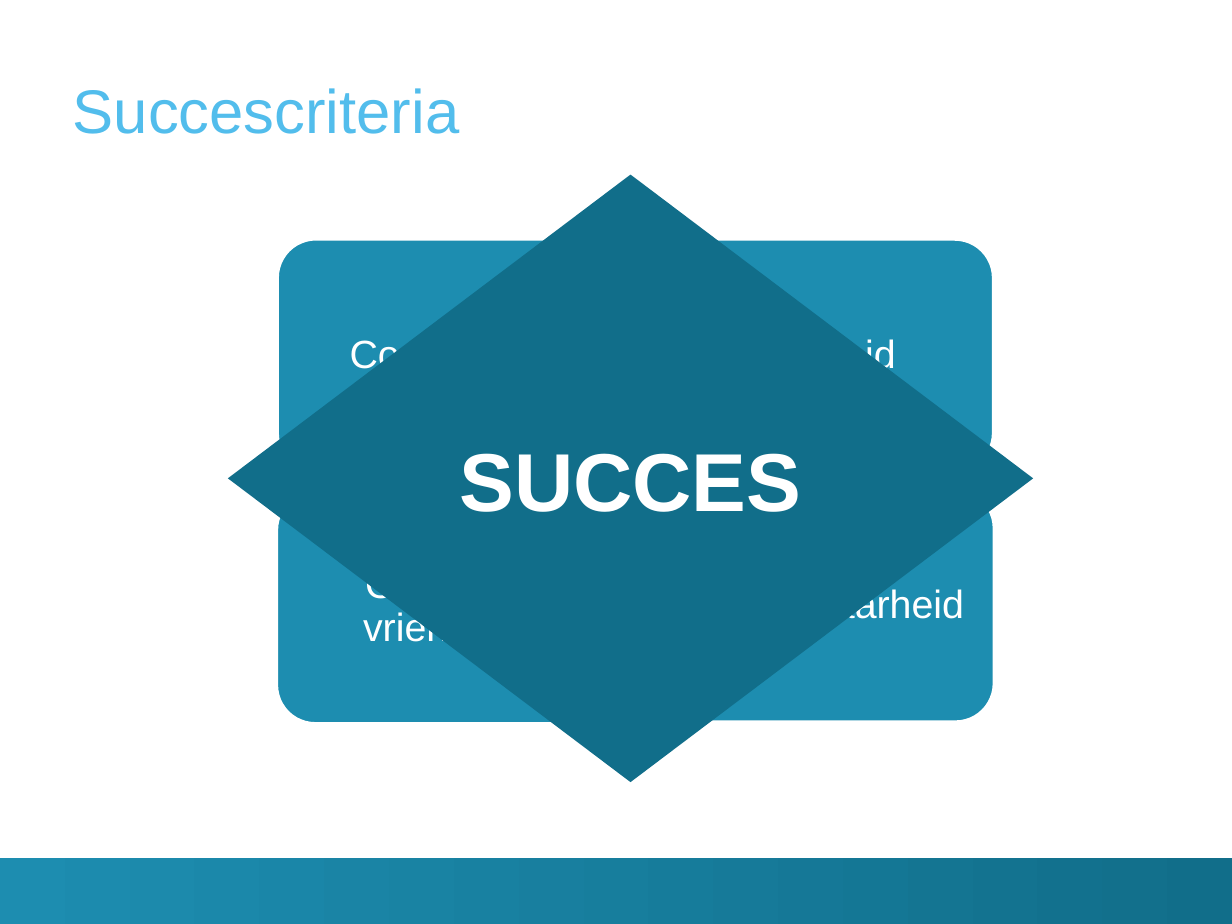
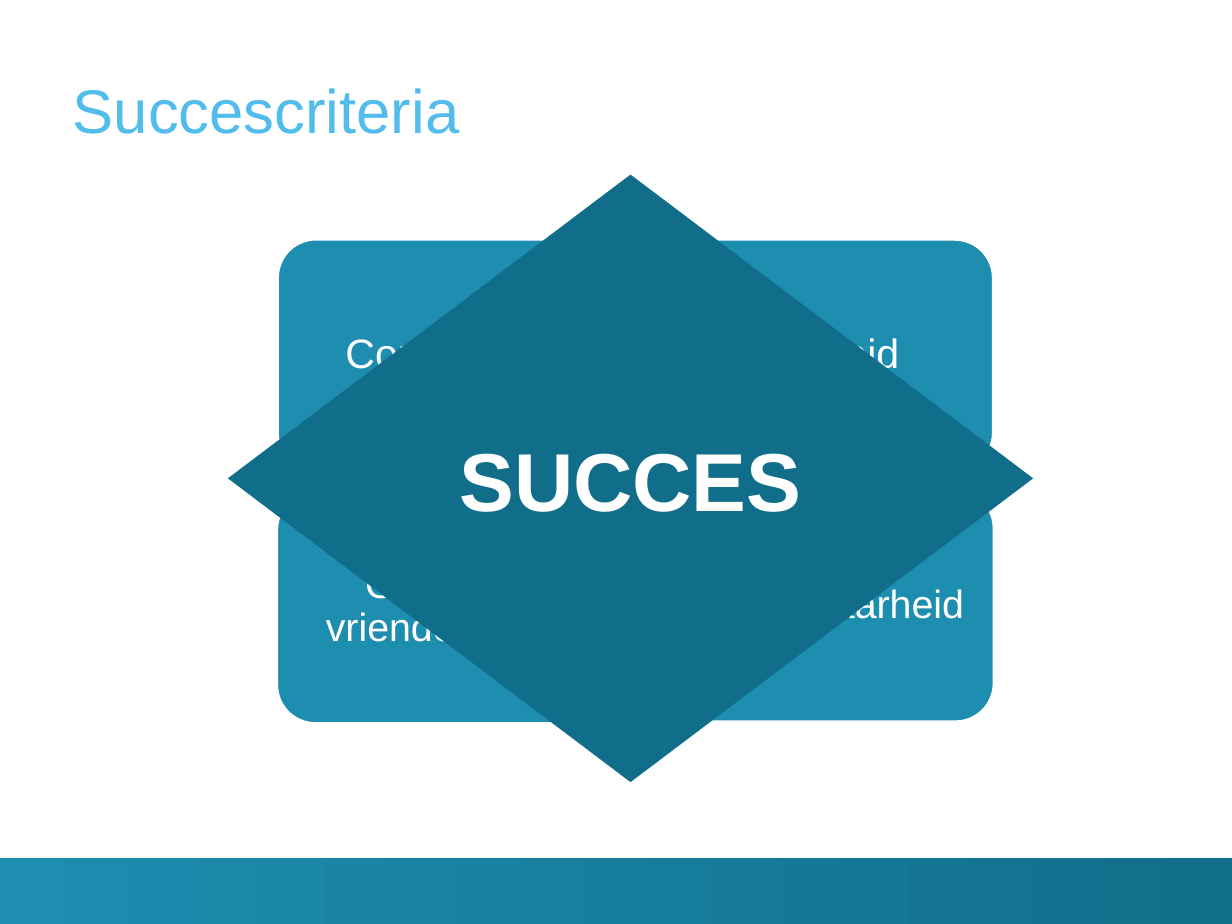
Before and after one commit to TomDeGroote/Bachelorproef, a slide deck: slide 12 of Paper/Finale Presentatie/presentatie.pptx. Drawn at 1232x924 pixels with LibreOffice and Linux fonts; fonts in the diff are those of the drawing; background and template pictures are left out. Boxes give left, top, right and bottom in pixels: in the first picture for what was removed or moved away, otherwise in the second. Text is boxed around its words. In the diff, an @@ line names an element or a change of style, - is before the commit and + after.

```diff
--- a/Paper/Finale Presentatie/presentatie.pptx
+++ b/Paper/Finale Presentatie/presentatie.pptx
@@ text "Correctheid" at [345,339,557,369]: size 23 to 24 pt @@
@@ text "Snelheid" at [739,338,899,369]: size 23 to 24 pt @@
@@ text at [326,583,575,642]: text changed @@
-Gebruiks-vriendelijk
+Gebruiks-vriendelijkheid
```
Also in this commit, not shown: 13 other slides changed, 3 slides added, 3 slides removed, 8 other files.
